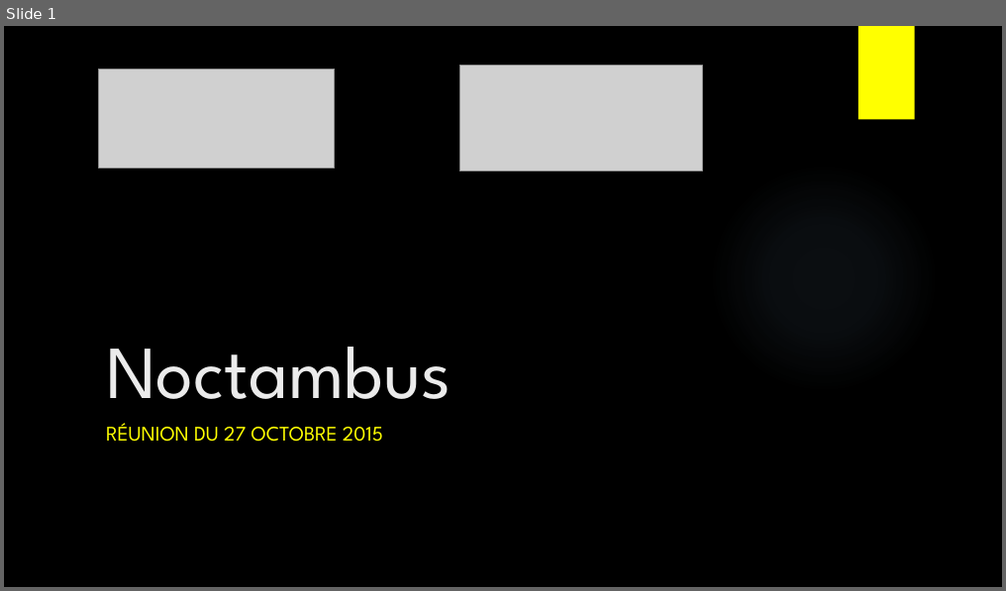
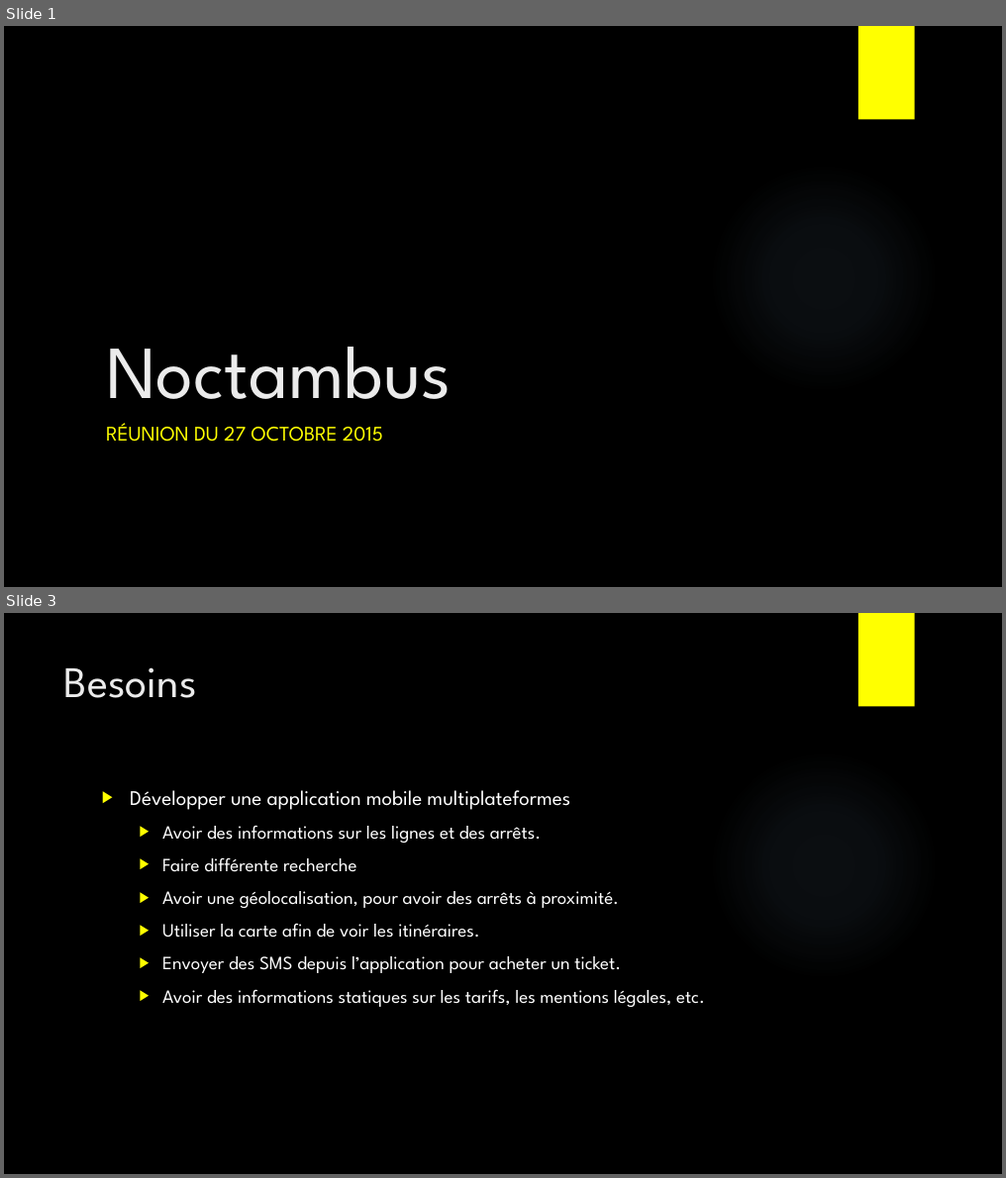
Before and after one commit to anthonypalama/Noctambus, a slide deck: Powerpoint/27.10.2015 - RdvGrep.pptx. Shown one above the other, each under a label of ours: slide 1 before the commit, slides 1 and 3 after it; the slides between them are not shown. The pictures are 1006x591 and 1006x1178 pixels, drawn with LibreOffice and Linux fonts; fonts in the diff are those of the drawing; grey boxes stand for pictures; background and template pictures are left out. Boxes give left, top, right and bottom in pixels: in the first picture for what was removed or moved away, otherwise in the second. Text is boxed around its words. In the diff, an @@ line names an element or a change of style, - is before the commit and + after.

```diff
--- a/Powerpoint/27.10.2015 - RdvGrep.pptx
+++ b/Powerpoint/27.10.2015 - RdvGrep.pptx
@@ slide 3 added at (4,613,1002,1174), background picture (left out); not listed: 2 template elements that a slide beside it also shows @@
@@ title added at (64,667,197,698), 42 pt, text #EBEBEB @@
+Besoins
@@ text added at (130,790,705,1007), 18 pt, text #FFFFFF @@
+▶ Développer une application mobile multiplateformes
+  ▶ Avoir des informations sur les lignes et des arrêts.
+  ▶ Faire différente recherche
+  ▶ Avoir une géolocalisation, pour avoir des arrêts à proximité.
+  ▶ Utiliser la carte afin de voir les itinéraires.
+  ▶ Envoyer des SMS depuis l’application pour acheter un ticket.
+  ▶ Avoir des informations statiques sur les tarifs, les mentions légales, etc.
@@ slide 1 changed as well @@
@@ picture removed at (98,69,334,168) @@
@@ picture removed at (460,65,703,172) @@
```
Also in this commit, not shown: 10 other slides added, 2 slides removed, 2 other files.
